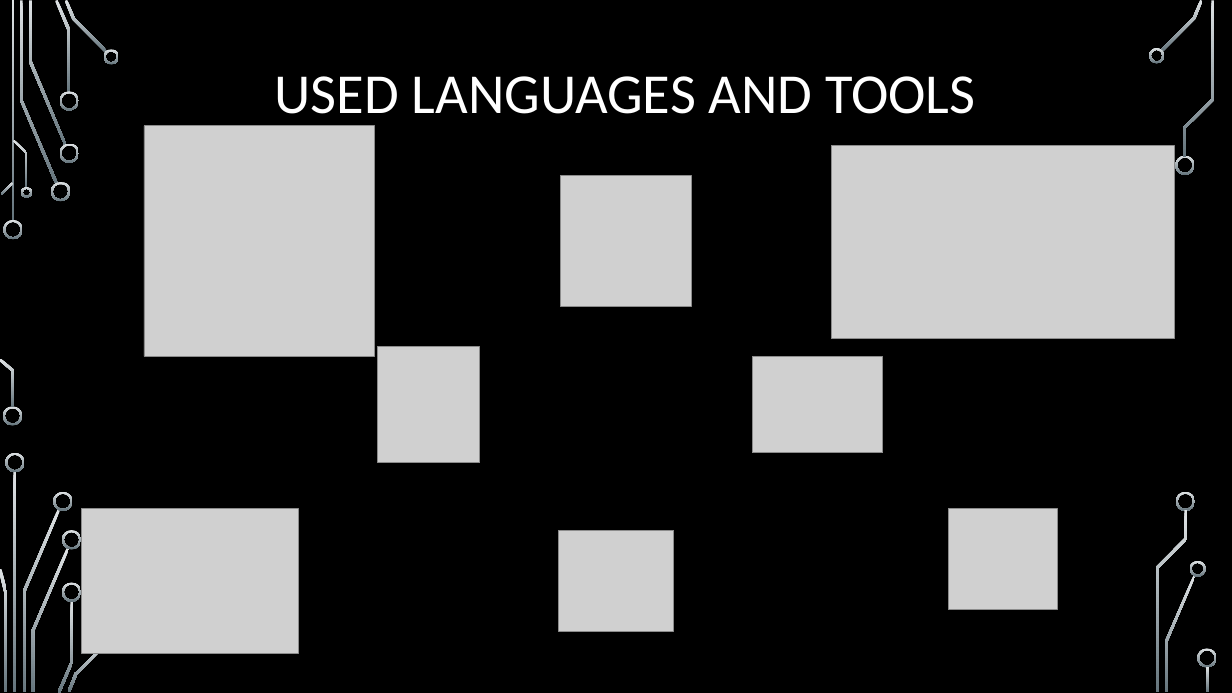
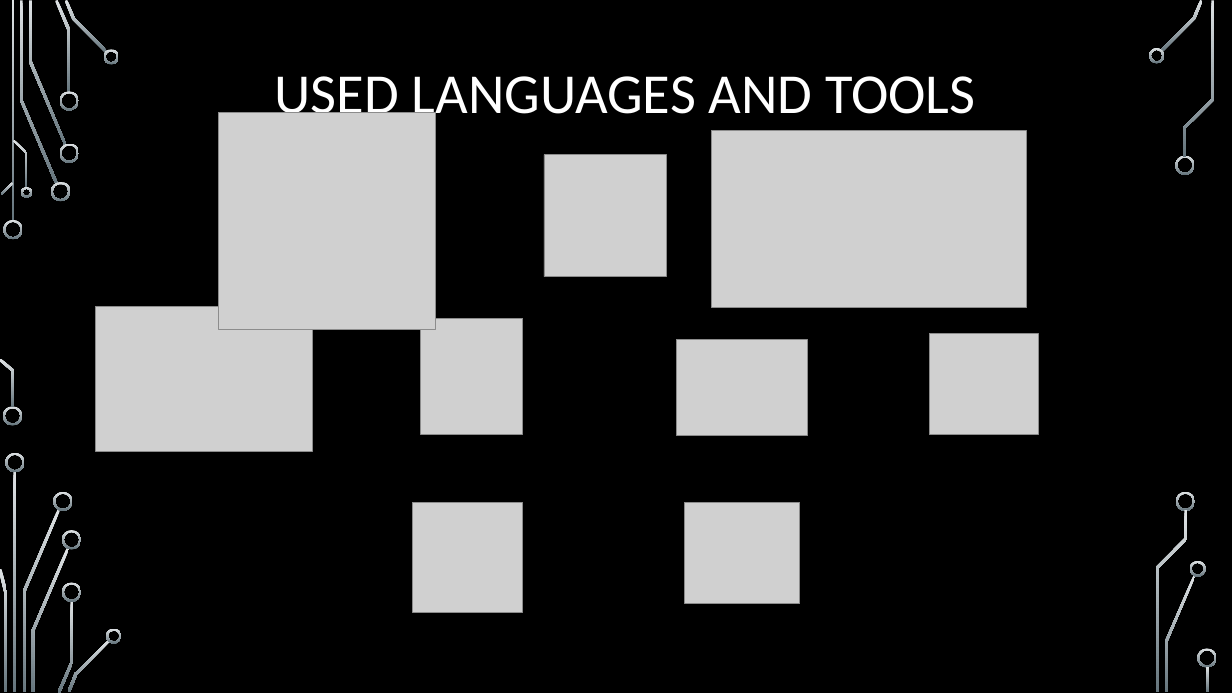
Before and after one commit to INMichevska20/while-logic, a slide deck: slide 4 of Documents/Presentation.pptx. Drawn at 1232x693 pixels with LibreOffice and Linux fonts; fonts in the diff are those of the drawing; grey boxes stand for pictures; background and template pictures are left out. Boxes give left, top, right and bottom in pixels: in the first picture for what was removed or moved away, otherwise in the second. Text is boxed around its words. In the diff, an @@ line names an element or a change of style, - is before the commit and + after.

```diff
--- a/Documents/Presentation.pptx
+++ b/Documents/Presentation.pptx
@@ picture: place and size @@
-picture at bbox=[144, 126, 375, 357]
+picture at bbox=[219, 113, 436, 330]
@@ picture: place and size @@
-picture at bbox=[832, 146, 1175, 339]
+picture at bbox=[712, 130, 1027, 308]
@@ picture: place and size @@
-picture at bbox=[560, 176, 690, 306]
+picture at bbox=[544, 154, 666, 276]
@@ picture: place and size @@
-picture at bbox=[81, 508, 299, 653]
+picture at bbox=[95, 306, 312, 451]
@@ picture: place and size @@
-picture at bbox=[378, 347, 480, 463]
+picture at bbox=[421, 318, 522, 434]
@@ picture: place and size @@
-picture at bbox=[752, 357, 884, 453]
+picture at bbox=[677, 339, 808, 435]
@@ picture: place and size @@
-picture at bbox=[948, 508, 1057, 610]
+picture at bbox=[930, 334, 1039, 435]
@@ picture added at bbox=[412, 503, 522, 613] @@
@@ picture: place and size @@
-picture at bbox=[558, 531, 674, 632]
+picture at bbox=[685, 503, 800, 604]
@@ freeform shape added at bbox=[106, 628, 122, 643], fill gradient #DFE3E5 to #65757D @@
```
Also in this commit, not shown: 1 other slide changed, 1 other file.
